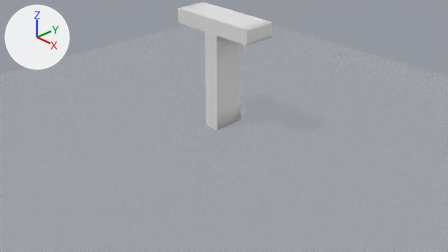
An edit to the Blender file char_T.blend, drawn before and after from the same camera.
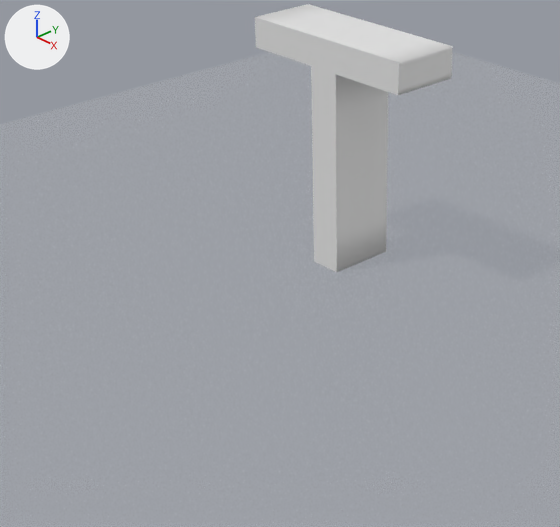
Each version appears first from the file's camera 'Camera', and next in a close-up on the part from 13% to 72% of the width and 0% to 100% of the height. The axes (+X, +Y, +Z) are drawn at upper left. The lights are the same throughout.

The older version as bpy lines, for what is in view:
```python
me_ground_001 = bpy.data.meshes.new('Ground.001')
me_ground_001.from_pydata([(-5.0, -5.0, 0.0), (5.0, -5.0, 0.0), (-5.0, 5.0, 0.0), (5.0, 5.0, 0.0)], [], [(0, 1, 3, 2)])
me_ground_001.materials.append(mat_マテリアル)  # white #e7e7e7
me_mesh_t_001 = bpy.data.meshes.new('Mesh_T.001')
me_mesh_t_001.from_pydata(...)  # 432 vertices, 500 faces; spans x -0.84..0.84, y -0.29..0.29, z 0.0..2.0
ob_ground = bpy.data.objects.new('Ground', me_ground_001)
ob_ground.location = (0.0, 0.0, 0.0)
ob_mesh_t = bpy.data.objects.new('Mesh_T', me_mesh_t_001)
ob_mesh_t.location = (0.0, 0.0, 0.0)
```
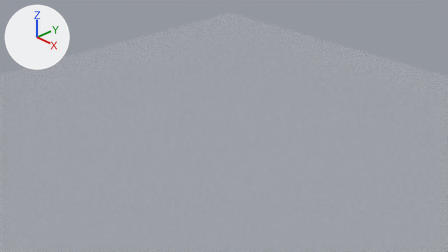
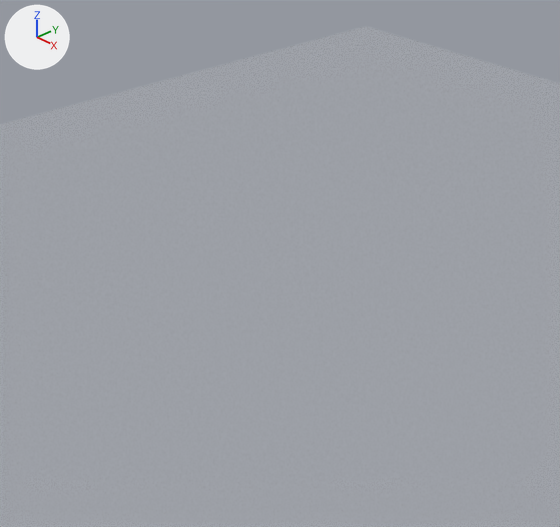
Diff of the bpy script that builds the scene:
```diff
--- a/char_T.blend.py
+++ b/char_T.blend.py
@@ ob_mesh_t @@
 ob_mesh_t.location = (0.0, 0.0, 0.0)
+ob_mesh_t.hide_set(True)
```

Where the change shows, as pixel boxes (x1, y1, x2, y2) in the close-ups (560 x 527 px):
'Mesh_T', hidden
    before: (255, 4, 453, 272)
